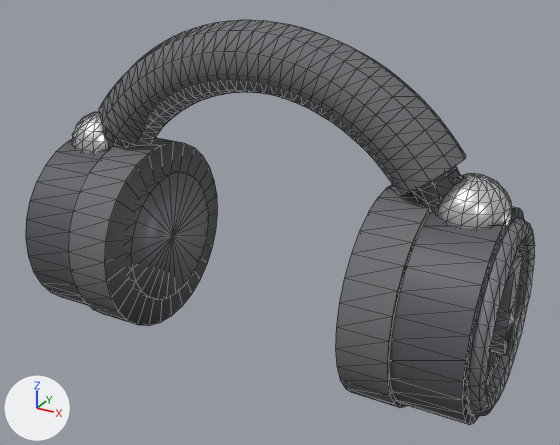
One commit to the glTF model public/models/wireless-headphones.glb: the scene before it, then after it.
Before and after are seen from a camera (50 mm lens) standing at (0.182, -0.315, 0.232) and looking at (0.009, -0.001, 0.075). The lights are fixed; the arrows at lower left show +X, +Y and +Z. The older version comes first. Mesh edges are drawn as thin lines. Vertices at exactly the same position are counted once.

The first picture shows 'band', 'band-slider', 'band-slider.001', 'button', 'cup', 'cup-ring', 'cup.001', 'cushion', 'driver.001', 'hinge', 'hinge.001', 'logo', 'pad', 'pad.001'.
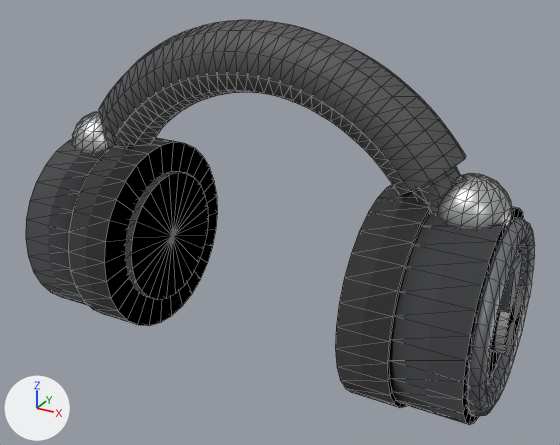
Edits to the bpy script that builds the scene:
```text
Change mat_black:
    mat_black.base_color: (0.1, 0.105, 0.115) -> (0.055, 0.058, 0.065)  # dark grey #595b5f -> dark grey #424448
    mat_black.roughness: 0.55 -> 0.42
Change mat_steel:
    remove # nodes: BsdfPrincipled, OutputMaterial
    remove # colours: white #e7e8eb
    nodes: BsdfPrincipled, Math x2, Mix, OutputMaterial, SeparateColor, TexImage x2
    colours: light grey #cbcdce
    uses the picture img_image_1
    uses the picture img_image_2
Add mat_chrome:
    mat_chrome = principled_material('chrome')
    mat_chrome.base_color = (0.86, 0.87, 0.88)  # white #eff0f1
    mat_chrome.metallic = 1.0
    mat_chrome.roughness = 0.06
Add mat_leather:
    mat_leather = bpy.data.materials.new('leather')
    # colours: dark grey #525255
    # uses the picture img_image_0
Add mat_charcoal:
    mat_charcoal = principled_material('charcoal')
    mat_charcoal.base_color = (0.155, 0.16, 0.17)  # grey #6e6f73
    mat_charcoal.metallic = 0.1
    mat_charcoal.roughness = 0.55
Add mat_aluminium:
    mat_aluminium = bpy.data.materials.new('aluminium')
    # colours: light grey #ced0d1
    # uses the picture img_image_1
    # uses the picture img_image_2
Change me_cushion:
    where me_cushion.from_pydata(...)  # 385 vertices, 680 faces; spans x -0.098..0.099, y -0.016..0.016, z 0.104..0.174
    remove me_cushion.materials.append(mat_blacksoft)  # grey #6c6e71
    add me_cushion.materials.append(mat_leather)
Change me_band_slider_001:
    where me_band_slider_001.from_pydata(...)  # 8 vertices, 12 faces; spans x -0.1115..-0.0955, y -0.015..0.015, z 0.052..0.102
    remove me_band_slider_001.materials.append(mat_steel)  # white #e7e8eb
    me_band_slider_001 part 1: texture (UV) coordinates changed
    add me_band_slider_001.materials.append(mat_aluminium)
Change me_cup:
    where me_cup.from_pydata(...)  # 64 vertices, 120 faces; spans x 0.0885..0.1205, y -0.0497..0.0497, z 0.002..0.102
    me_cup part 2: 120 faces spanning x 0.0885..0.1205, y -0.0497..0.0497, z 0.002..0.102 switch from mat_black (dark grey #595b5f) to mat_charcoal (grey #6e6f73)
Change me_cup_001:
    where me_cup_001.from_pydata(...)  # 64 vertices, 120 faces; spans x -0.1195..-0.0875, y -0.0497..0.0497, z 0.002..0.102
    me_cup_001 part 3: 120 faces spanning x -0.1195..-0.0875, y -0.0497..0.0497, z 0.002..0.102 switch from mat_black (dark grey #595b5f) to mat_charcoal (grey #6e6f73)
Change me_pad:
    where me_pad.from_pydata(...)  # 64 vertices, 120 faces; spans x 0.0645..0.0885, y -0.0517..0.0517, z 0.0..0.104
    me_pad part 4: 120 faces spanning x 0.0645..0.0885, y -0.0517..0.0517, z 0.0..0.104 switch from mat_blacksoft (grey #6c6e71) to mat_leather
Change me_pad_001:
    where me_pad_001.from_pydata(...)  # 64 vertices, 120 faces; spans x -0.0875..-0.0635, y -0.0517..0.0517, z 0.0..0.104
    me_pad_001 part 5: 120 faces spanning x -0.0875..-0.0635, y -0.0517..0.0517, z 0.0..0.104 switch from mat_blacksoft (grey #6c6e71) to mat_leather
Change me_driver_001:
    where me_driver_001.from_pydata(...)  # 56 vertices, 104 faces; spans x -0.0675..-0.0595, y -0.0357..0.0357, z 0.016..0.088
    me_driver_001 part 6
    52 faces are deleted
    52 new faces join them
Change me_logo:
    where me_logo.from_pydata(...)  # 52 vertices, 96 faces; spans x 0.1205..0.1285, y -0.016..0.016, z 0.036..0.068
    me_logo part 7: 96 faces spanning x 0.1205..0.1285, y -0.016..0.016, z 0.036..0.068 switch from mat_steeldark (grey #aaacb1) to mat_chrome (white #eff0f1)
Change me_hinge:
    where me_hinge.from_pydata(...)  # 163 vertices, 304 faces; spans x 0.0875..0.1215, y -0.017..0.017, z 0.083..0.117
    me_hinge part 8: texture (UV) coordinates changed
Change me_hinge_001:
    where me_hinge_001.from_pydata(...)  # 163 vertices, 304 faces; spans x -0.1205..-0.0865, y -0.017..0.017, z 0.083..0.117
    me_hinge_001 part 9: texture (UV) coordinates changed
```

Location of each change, (x1, y1, x2, y2) in pixels of the pictures (560 x 445 px; the box of a moved part takes in the faces that stretch with it):
'cushion', recoloured
    both: (99, 20, 465, 195)
'cup', recoloured, surface changed (darker)
    both: (389, 207, 524, 425)
'cup.001', recoloured, surface changed (dark grey to grey)
    both: (26, 140, 109, 306)
'hinge', surface changed
    both: (436, 173, 512, 229)
'hinge.001', surface changed
    both: (72, 111, 109, 153)
part 3 of me_cup_001, recoloured (dark grey to grey)
    both: (26, 139, 109, 306)
part 4 of me_pad, recoloured (grey to black)
    both: (335, 184, 430, 408)
part 5 of me_pad_001, recoloured (darker)
    both: (68, 138, 218, 326)
part 6 of me_driver_001, moved or reshaped
    both: (131, 172, 209, 300)
part 7 of me_logo, recoloured (grey to white)
    both: (490, 285, 524, 355)
